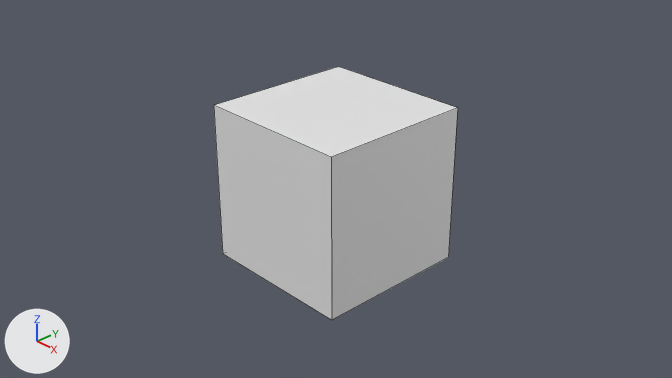
Before and after pictures for a commit that changed the Blender file bevy_test/blender/player.blend.
Rendered twice from the file's camera 'Camera'. Every picture has the same lights, and +X, +Y and +Z are marked at lower left. Mesh edges are drawn as thin lines.
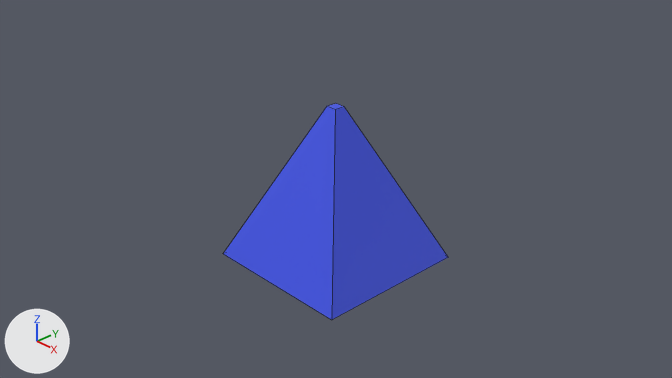
Boxes (x1, y1, x2, y2) around the edits, measured in the pictures (672 x 378 px):
'Cube', recoloured, reshaped (white to blue, 8% narrower, 14% shorter)
    before: (214, 67, 458, 320)
    after: (223, 103, 448, 320)

The change in detail:
Material 'Material' (mat_material) changes colour from white #e7e7e7 to blue #4054e7; in linear values from (0.8, 0.8, 0.8) to (0.0514, 0.0888, 0.801).
me_cube has 8 vertices, 6 faces and spans x -1.0..1.0, y -1.0..1.0, z -1.0..1.0.
me_cube is used by ob_cube; location (0.0, 0.0, 0.0).
Part 1, on me_cube:
Vertex 0 of me_cube moves from (1.0, 1.0, 1.0) at pixel (457, 107) to (0.07, 0.07, 1.0) at pixel (344, 106).
Vertex 2 of me_cube moves from (1.0, -1.0, 1.0) at pixel (331, 157) to (0.07, -0.07, 1.0) at pixel (335, 109).
Vertex 4 of me_cube moves from (-1.0, 1.0, 1.0) at pixel (338, 66) to (-0.07, 0.07, 1.0) at pixel (335, 103).
Vertex 6 of me_cube moves from (-1.0, -1.0, 1.0) at pixel (213, 105) to (-0.07, -0.07, 1.0) at pixel (326, 106).
